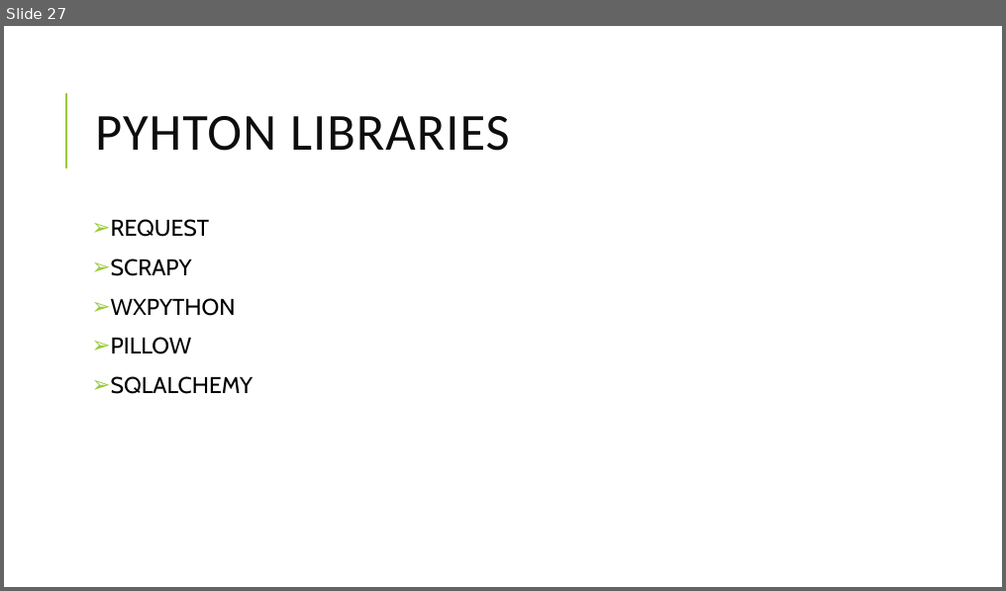
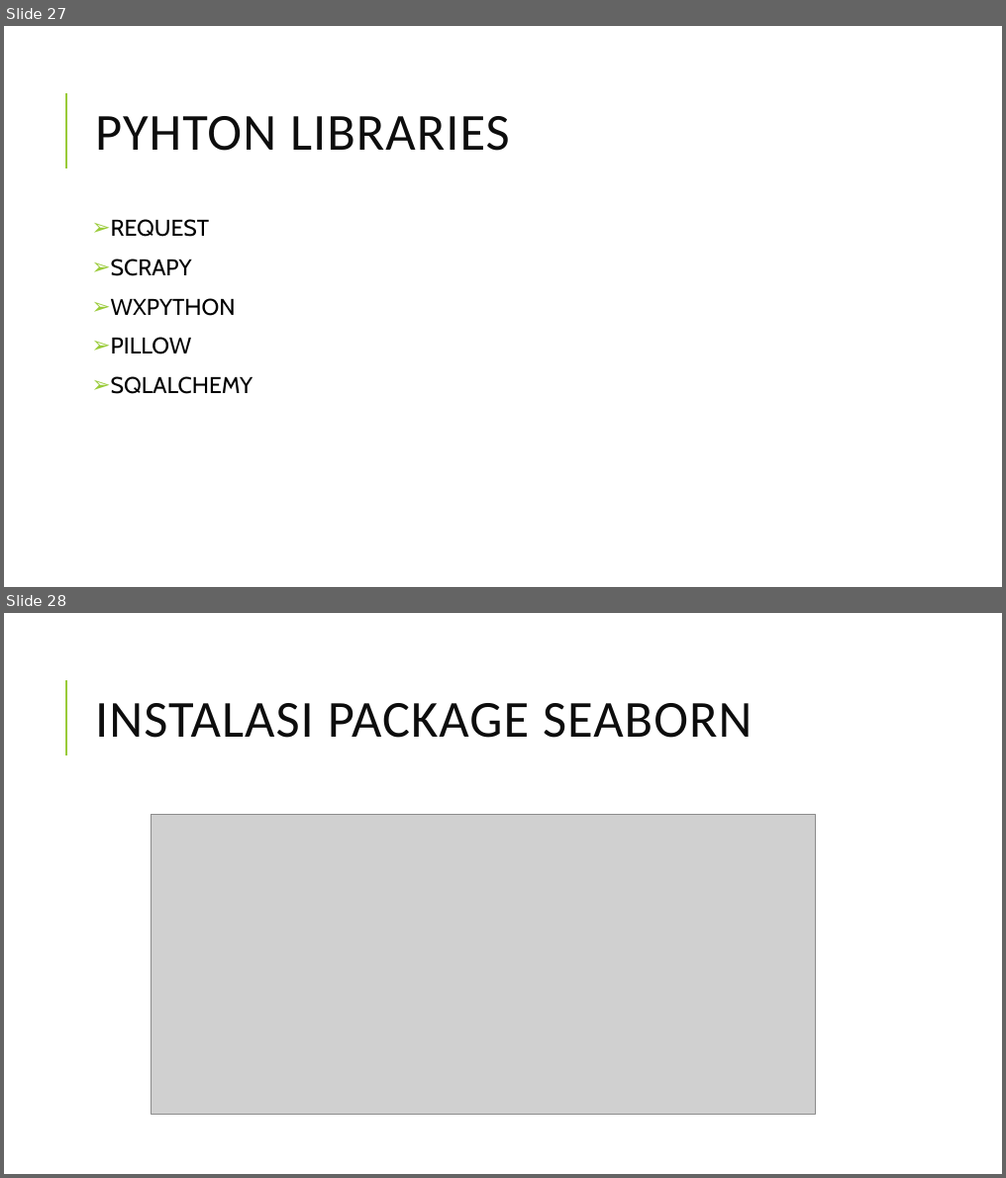
Before and after one commit to bintangdwi/PengantarDeepLearning, a slide deck: Tugas1/pengenalan phyton.pptx. Shown one above the other, each under a label of ours: slide 27 before the commit, slides 27 and 28 after it. The pictures are 1006x591 and 1006x1178 pixels, drawn with LibreOffice and Linux fonts; fonts in the diff are those of the drawing; grey boxes stand for pictures. Boxes give left, top, right and bottom in pixels: in the first picture for what was removed or moved away, otherwise in the second. Text is boxed around its words. In the diff, an @@ line names an element or a change of style, - is before the commit and + after.

Commit message:
Penambahan Materi
install jupyter dan seaborn

```diff
--- a/Tugas1/pengenalan phyton.pptx
+++ b/Tugas1/pengenalan phyton.pptx
@@ slide 28 added at [4,613,1002,1174], background #FFFFFF; not listed: 1 template element that a slide beside it also shows @@
@@ title added at [95,703,751,738], 50 pt, text #0D0D0D @@
+INSTALASI PACKAGE SEABORN
@@ picture added at [151,814,816,1114] @@
```
Also in this commit, not shown: 1 slide changed, 2 other slides added, 1 other file.
